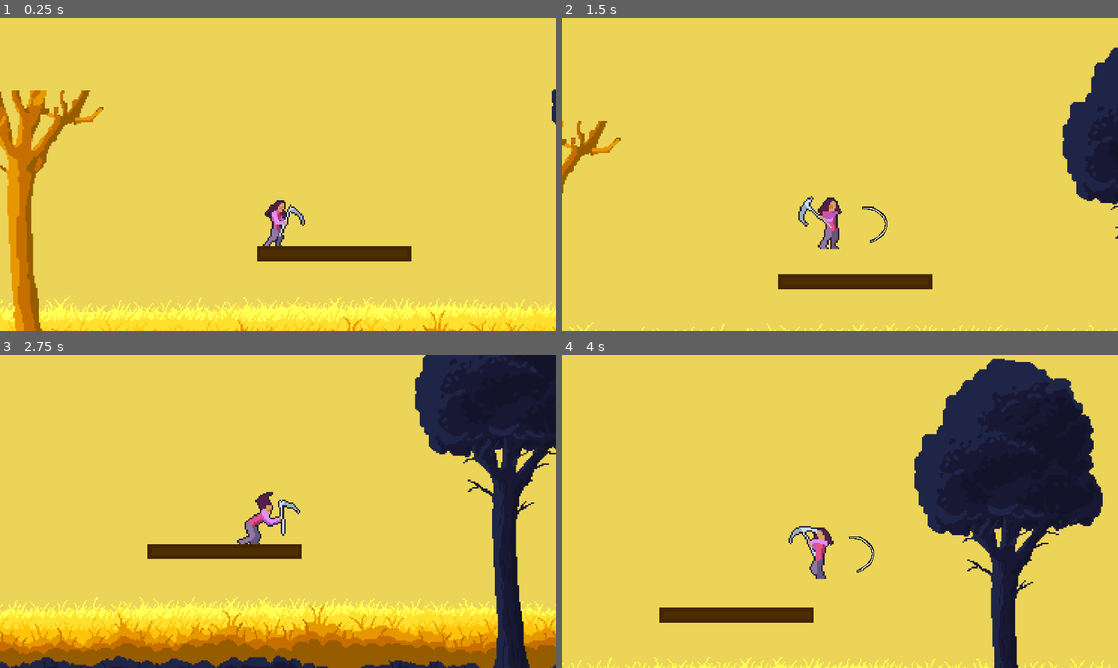
Above: before the commit, frames 1-4 (two rows, left to right).
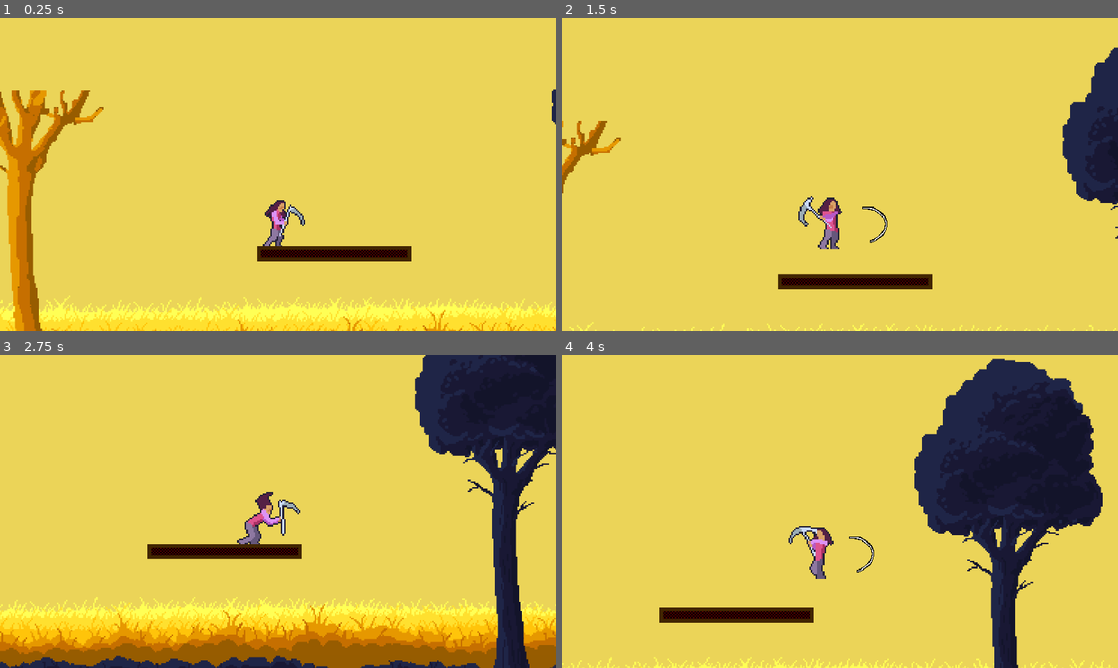
Above: after the commit, the same moments.

Repository: LordRevan36/software_development_platformer
Game: Godot game, scene res://main.tscn
Two runs of this game, one before a commit and one after it. Both use one fixed random seed, a clock stepped at 60 frames per second and the inputs below.
Inputs:
- Up to frame 1 (0.25 s): no input
- Up to frame 2 (1.5 s): hold E (FlipRight) from 0.53 s (still down); tap Z (Attack 1) at 0.6, 1.35 s; tap W (Up) at 0.77 s
- Up to frame 3 (2.75 s): tap W (Up) at 1.52 s; release E (FlipRight) at 2.03 s; hold Q (FlipLeft) from 2.03 s (still down); tap Z (Attack 1) at 2.1 s
- Up to frame 4 (4 s): release Q (FlipLeft) at 2.78 s; hold E (FlipRight) from 2.78 s (still down); tap Z (Attack 1) at 2.85, 3.6 s; tap W (Up) at 3.02, 3.77 s

The runs differ from the first frame. In frame 1, 0.6% of the frame differs, in the area x 46-74%, y 74-77%; in frame 2, 0.6%; in frame 3, 0.6%; in frame 4, 0.7%, in the area x 18-45%, y 81-85%.

Commit message:
didnt push
sorry

Diff:
--- a/software-development-platformer/Platform/platform.tscn
+++ b/software-development-platformer/Platform/platform.tscn
@@ -1,6 +1,7 @@
-[gd_scene load_steps=2 format=3 uid="uid://c6lcnacw8vw5s"]
+[gd_scene load_steps=3 format=3 uid="uid://c6lcnacw8vw5s"]
 
 [ext_resource type="Script" uid="uid://6hfsroor2sbh" path="res://Platform/platform.gd" id="1_0v4dy"]
+[ext_resource type="Texture2D" uid="uid://gd7bqfy28ehk" path="res://Assets/MissingTexture.png" id="2_g263t"]
 
 [node name="Platform" type="StaticBody2D"]
 script = ExtResource("1_0v4dy")
@@ -8,7 +9,10 @@
 [node name="CollisionPolygon2D" type="CollisionPolygon2D" parent="."]
 
 [node name="Polygon2D" type="Polygon2D" parent="."]
+texture_filter = 1
+texture_repeat = 2
 color = Color(0.30497152, 0.18106371, 2.4065375e-08, 1)
+texture = ExtResource("2_g263t")
 polygon = PackedVector2Array(-5, 1, 5, 1, 5, -1, -5, -1)
 
 [node name="BorderLine2D" type="Line2D" parent="."]
Binary file added: software-development-platformer/Assets/MissingTexture.png
Not shown, added: software-development-platformer/Assets/MissingTexture.png.import
